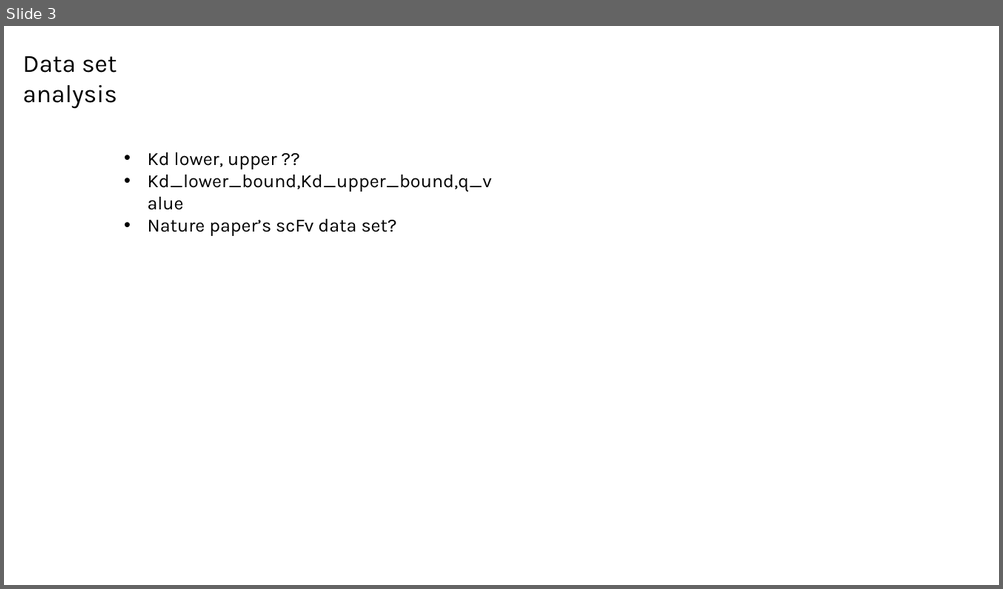
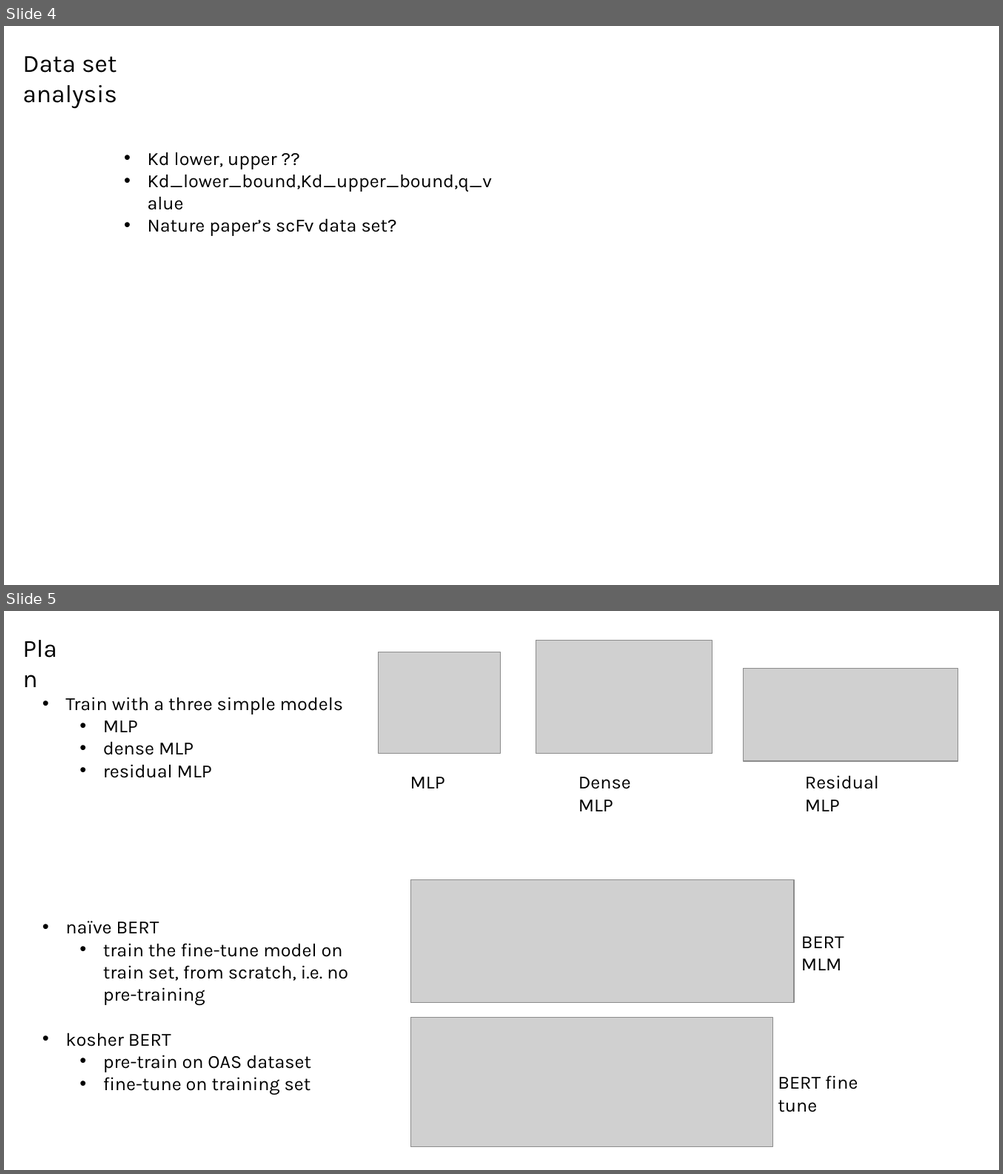
Before and after one commit to planaria158/BERT-antibody-antigen-binding-energy, a slide deck: Homework-aAlphaBio.pptx. Shown one above the other, each under a label of ours: slide 3 before the commit, slides 4 and 5 after it. The pictures are 1003x589 and 1003x1174 pixels, drawn with LibreOffice and Linux fonts; fonts in the diff are those of the drawing; grey boxes stand for pictures. Boxes give left, top, right and bottom in pixels: in the first picture for what was removed or moved away, otherwise in the second. Text is boxed around its words. In the diff, an @@ line names an element or a change of style, - is before the commit and + after.

```diff
--- a/Homework-aAlphaBio.pptx
+++ b/Homework-aAlphaBio.pptx
@@ slide 5 added at (4,611,999,1170), background #FFFFFF @@
@@ text added at (15,629,79,667), 24 pt, text #000000 @@
+Plan
@@ picture added at (378,652,500,754) @@
@@ picture added at (536,640,712,753) @@
@@ picture added at (743,669,958,761) @@
@@ text added at (65,697,348,1095), 18 pt, text #000000 @@
+• Train with a three simple models
+  • MLP
+  • dense MLP
+  • residual MLP
+• naïve BERT
+  • train the fine-tune model on train set, from scratch, i.e. no pre-training
+• kosher BERT
+  • pre-train on OAS dataset
+  • fine-tune on training set
@@ text added at (410,777,445,789), 18 pt, text #000000 @@
+MLP
@@ text added at (578,777,631,812), 18 pt, text #000000 @@
+Dense MLP
@@ text added at (805,775,879,812), 18 pt, text #000000 @@
+Residual MLP
@@ picture added at (410,880,794,1002) @@
@@ text added at (801,937,844,971), 18 pt, text #000000 @@
+BERT MLM
@@ picture added at (410,1017,772,1147) @@
@@ text added at (777,1076,857,1113), 18 pt, text #000000 @@
+BERT fine tune
@@ what was slide 3 is now slide 4 @@
```
Also in this commit, not shown: 7 slides changed, 4 other slides added, 3 slides removed.
